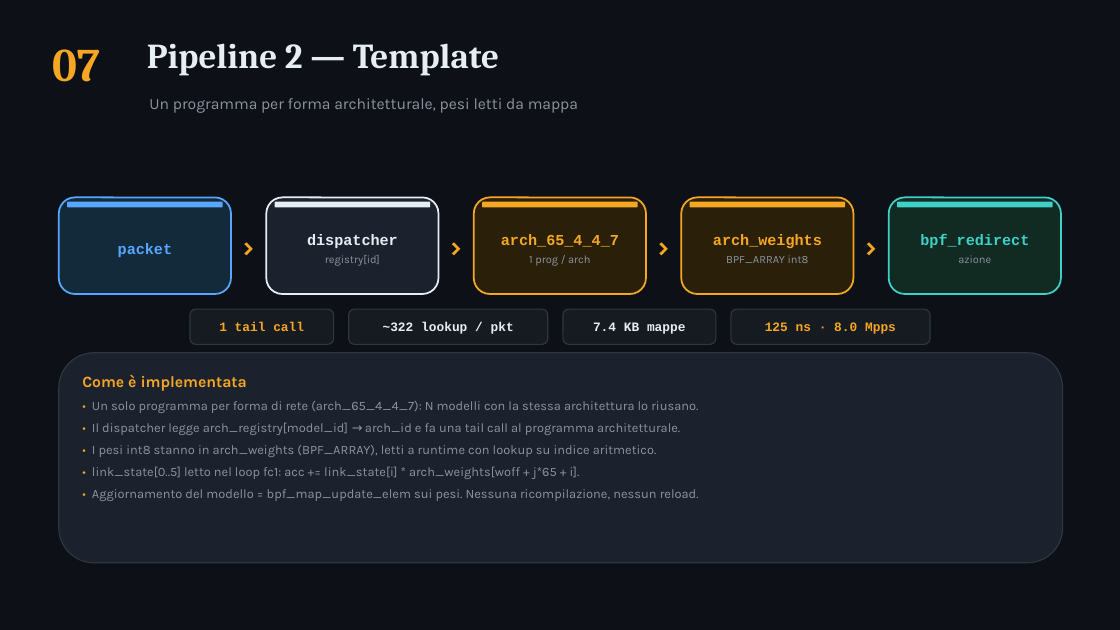
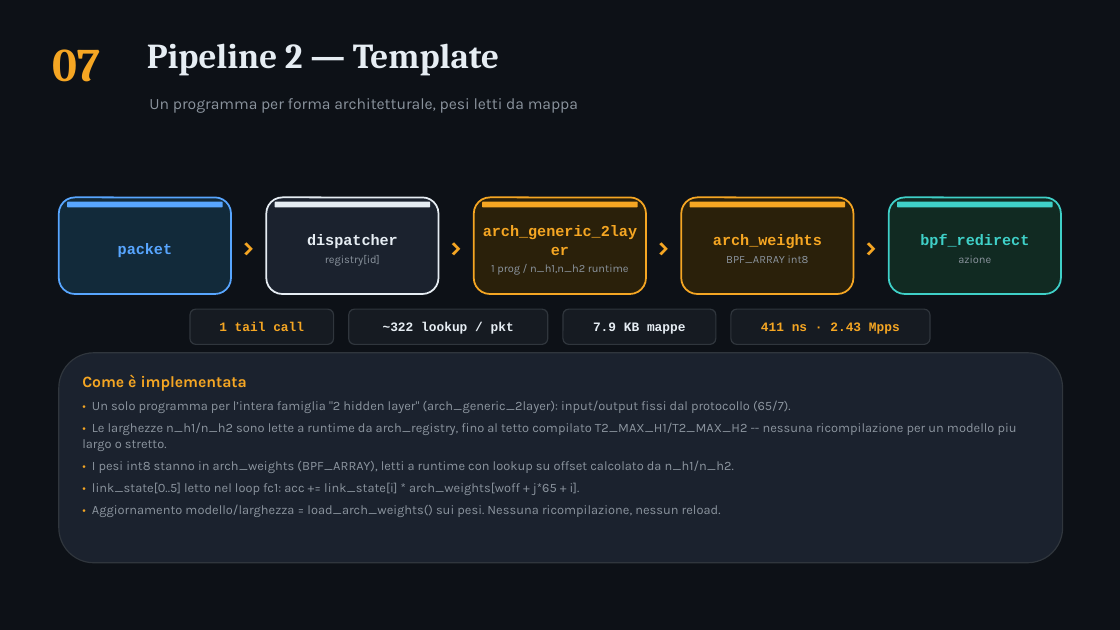
Before and after one commit to ettore-cantile/ipa_lab, a slide deck: slide 8 of docs/IPA_eBPF_pipelines.pptx. Drawn at 1120x630 pixels with LibreOffice and Linux fonts; fonts in the diff are those of the drawing. Boxes give left, top, right and bottom in pixels: in the first picture for what was removed or moved away, otherwise in the second. Text is boxed around its words. In the diff, an @@ line names an element or a change of style, - is before the commit and + after.

```diff
--- a/docs/IPA_eBPF_pipelines.pptx
+++ b/docs/IPA_eBPF_pipelines.pptx
@@ text at [483, 225, 637, 275]: text changed; size 13 to 9.5 pt; font Courier New to Karla; text colour #F5A623 to #8B949E; bold off @@
-arch_65_4_4_7
-1 prog / arch
+arch_generic_2layer
+1 prog / n_h1,n_h2 runtime
@@ text at [593, 322, 686, 334]: text changed @@
-7.4 KB mappe
+7.9 KB mappe
@@ text at [761, 322, 900, 334]: text changed @@
-125 ns · 8.0 Mpps
+411 ns · 2.43 Mpps
@@ text at [82, 401, 1017, 473]: text changed @@
-• Un solo programma per forma di rete (arch_65_4_4_7): N modelli con la stessa architettura lo riusano.
-• Il dispatcher legge arch_registry[model_id] → arch_id e fa una tail call al programma architetturale.
-• I pesi int8 stanno in arch_weights (BPF_ARRAY), letti a runtime con lookup su indice aritmetico.
+• Un solo programma per l’intera famiglia "2 hidden layer" (arch_generic_2layer): input/output fissi dal protocollo (65/7).
+• Le larghezze n_h1/n_h2 sono lette a runtime da arch_registry, fino al tetto compilato T2_MAX_H1/T2_MAX_H2 -- nessuna ricompilazione per un modello piu largo o stretto.
+• I pesi int8 stanno in arch_weights (BPF_ARRAY), letti a runtime con lookup su offset calcolato da n_h1/n_h2.
@@ text at [92, 505, 721, 517]: text changed @@
-• Aggiornamento del modello = bpf_map_update_elem sui pesi. Nessuna ricompilazione, nessun reload.
+• Aggiornamento modello/larghezza = load_arch_weights() sui pesi. Nessuna ricompilazione, nessun reload.
```
Also in this commit, not shown: 2 other slides changed, 1 other file.
